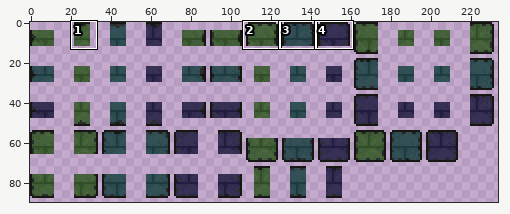
Sprite sheet: Content/Tiles/Walls/ProtolithBrickWall.png. The first picture is a wide view before the edit; the outline marks the close-up.
Close-up. Earlier state:
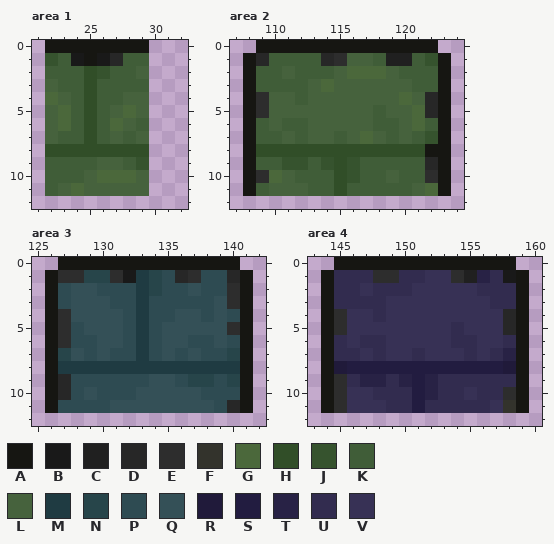
The file is 468x180 pixels, drawn in blocks of 2x2; one block is one cell here. Colours within 5 levels of each other are drawn and written as one. Shown: area 1: x 21..32, y 0..12; area 2: x 107..124, y 0..12; area 3: x 125..142, y 0..12; area 4: x 143..160, y 0..12. The commit also changed other parts of the picture, which this record leaves out.
Palette (. is transparent): A #161612  B #191919  C #202020  D #272727  E #2d2d2d  F #33332c  G #4b683b  H #314e28  J #36532e  K #405d38  L #46623d  M #1f3b42  N #27454a  P #2e4b52  Q #345057  R #201a3a  S #221c40  T #282245  U #322c4f  V #373155
Pixels before, area 1, first column x 22:
 0 AAAAAAAA
 1 JKBABDKK
 2 KKKHJKKL
 3 LKKHKKKK
 4 GLKHKKLL
 5 LGKHKLGL
 6 LGKHKGLK
 7 LKKHKLKL
 8 HHHHHHHH
 9 KKKKLLKJ
10 KKKLGGGL
11 KLGLLLLL
Pixels before, area 2, first column x 108:
 0 .AAAAAAAAAAAAAA.
 1 ADKKKKDELLKCCKJA
 2 AKKLKKKLGGGLKKKA
 3 AKKKKLGLLLLLLKKA
 4 AELLKLLLLLLLGLDA
 5 AELLLLLLLLKLLGDA
 6 AKLKKLLLLLKKLGKA
 7 AKKLKLLKLGLKLKJA
 8 AHHHHHHHHHHHHHAA
 9 AKKJJKJHJKKKKKDA
10 AEGLKKKHJKKLKKEA
11 AKLLLKKHKKKKKLGA
Pixels before, area 3, first column x 126:
 0 .AAAAAAAAAAAAAA.
 1 AEENNEBMNPDEPPDA
 2 APQQPPPMNPPQPPEA
 3 APQQQPPMPPPPPQEA
 4 AEQQQQPMPPQQPQPA
 5 AEPQQQPMPQQQQQEA
 6 AEPPQQPMPQQPPQPA
 7 ANQPQPPMPQPQPPNA
 8 AMMMMMMMMMMMMMMA
 9 ADPPPPPPQQPNNPNA
10 ADPQPPPQQQQQPPPA
11 APPPPQQQQQQQQPDA
Pixels before, area 4, first column x 144:
 0 .AAAAAAAAAAAAAA.
 1 AUUUEEUUVVECTUBA
 2 AUUVUUUVVVVVUUUA
 3 AUUUUVVVVVVVVUUA
 4 AEVVUVVVVVVVVVDA
 5 AEVVVVVVVVUVVVDA
 6 AUVUUVVVVVUUVVUA
 7 AUUVUVVUVVVUVUTA
 8 ARSSSSSSSSSSSSRA
 9 AEUTTUTSTUUUUUUA
10 AEVVUUUSTUUVUUEA
11 AEVVVUUSUUUUUVFA
After:
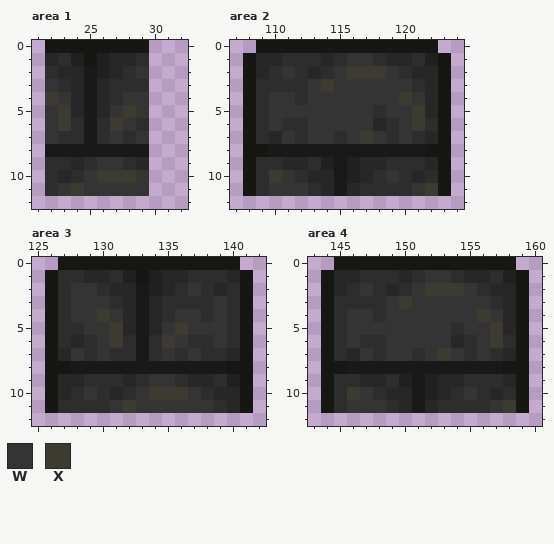
Colours new in this view: W #343434  X #3b3b32
What changed:
Changed rows in their new state; - is an unchanged pixel.
Area 1:
first column x 22:
 1 DEC-C-DE
 2 EDDBCDEW
 3 WEDBDEEE
 4 XWDBDEWW
 5 WXDBDWXW
 6 WXEBEXWE
 7 WEEBEWEW
 8 BBBBBBBB
 9 EEDEWWED
10 EDEWXXXW
11 EWXWWWWW
Area 2:
first column x 109:
 1 -DEEE--WWEDDEC
 2 DEWEDEWXXXWEDD
 3 EEEEWXWWWWWWED
 4 -WWEWWWWWWWXW-
 5 -WWWWWWWWEWWX-
 6 EWEEWWWWWDEWXE
 7 EDWEWWEWXWEWED
 8 ABBBBBBBBBBBB-
 9 EEDDECBCDDEEE-
10 -XWEDDBCDEWED-
11 EWWWEDBDEEEEWX
Area 3:
first column x 127:
 1 --DD-CACD--EE-
 2 EWWEDDBCDEWED-
 3 EWWWEDBDEEEEW-
 4 -WWXWDBDEWWEWE
 5 -EWWXDBDWXWWW-
 6 -DEWXEBEXWEEWE
 7 DWEWEEBEWEWEED
 8 ABBBBBBBBBBBBA
 9 -DEEEDEWWEDDEC
10 -EWEDEWXXXWEDD
11 EEEEWXWWWWWWE-
Area 4:
first column x 145:
 1 DDE--DEWW-DDEC
 2 DEWEDEWXXXWEDD
 3 EEEEWXWWWWWWED
 4 -WWEWWWWWWWXW-
 5 -WWWWWWWWEWWX-
 6 EWEEWWWWWDEWXE
 7 EDWEWWEWXWEWED
 8 ABBBBBBBBBBBBA
 9 -EDDECBCDDEEED
10 -XWEDDBCDEWED-
11 -WWWEDBDEEEEWX
Pixel boxes of the changes (left, top, right, bottom) in both close-ups:
changed: (45, 53, 149, 196)
changed: (256, 53, 438, 196)
changed: (58, 270, 240, 413)
changed: (334, 270, 516, 413)
